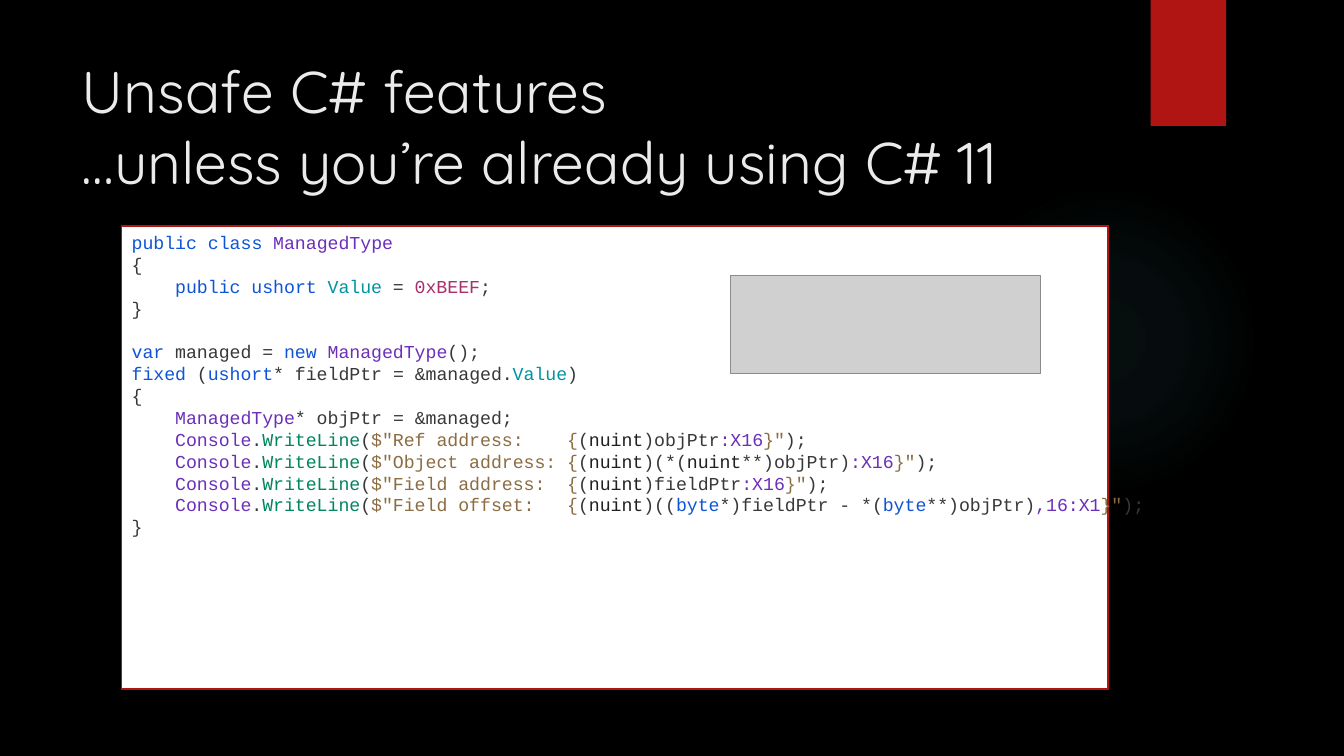
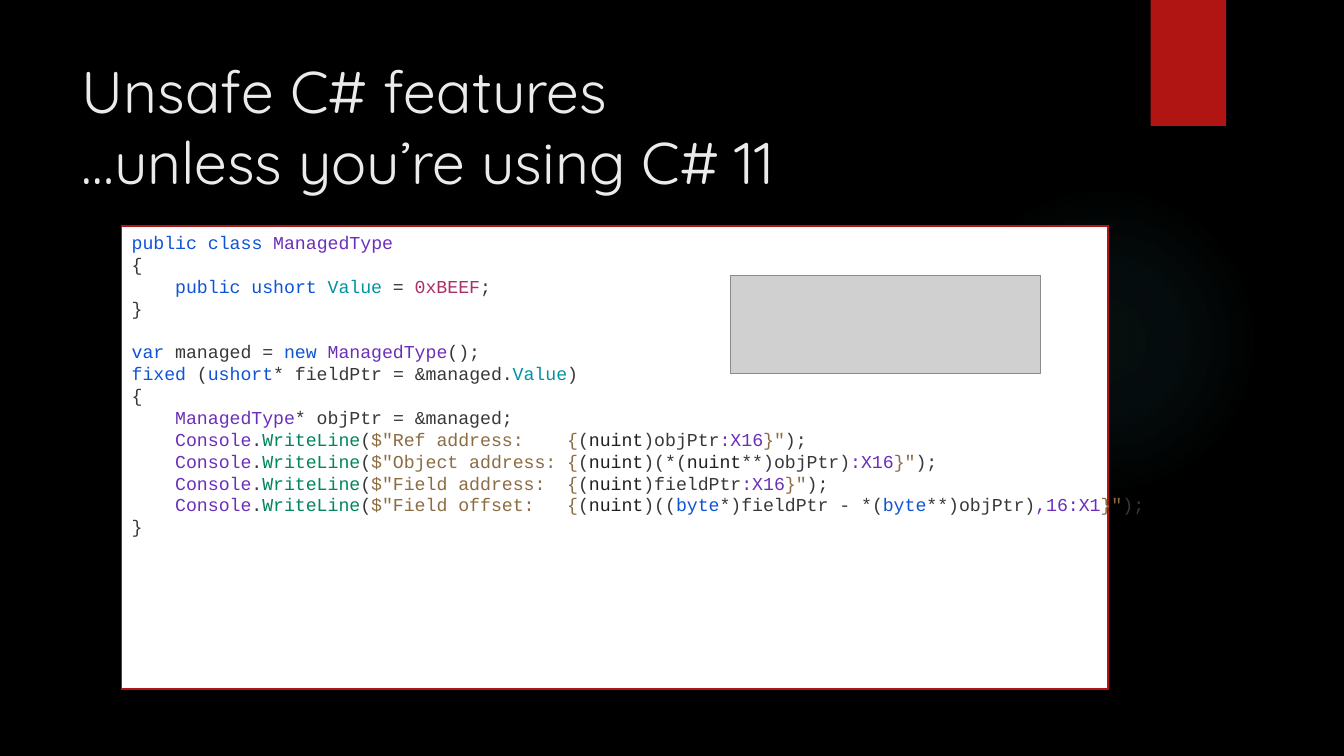
Before and after one commit to dennisdietrich/UnsafeCSharp, a slide deck: slide 14 of doc/Introduction to unsafe C#.pptx. Drawn at 1344x756 pixels with LibreOffice and Linux fonts; fonts in the diff are those of the drawing; grey boxes stand for pictures; background and template pictures are left out. Boxes give left, top, right and bottom in pixels: in the first picture for what was removed or moved away, otherwise in the second. Text is boxed around its words. In the diff, an @@ line names an element or a change of style, - is before the commit and + after.

```diff
--- a/doc/Introduction to unsafe C#.pptx
+++ b/doc/Introduction to unsafe C#.pptx
@@ title at (81,69,774,196): text changed @@
-Unsafe C# features
-…unless you’re already using C# 11
+Unsafe C# features
+…unless you’re using C# 11
```
Also in this commit, not shown: 8 other slides changed, 3 slides removed, 2 other files.
